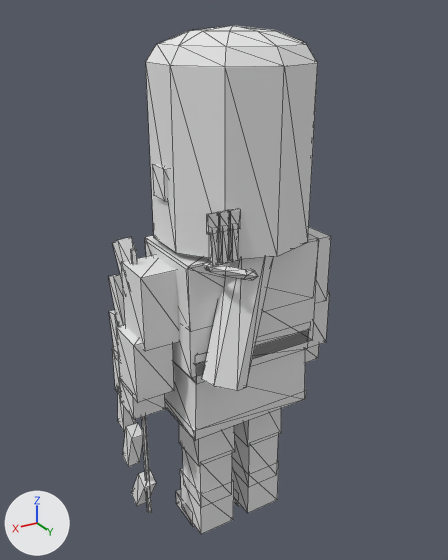
A saved change to the glTF model sample_project/assets/3d/units/franks/archer_a3.glb.
Before and after are seen from a camera (50 mm lens) standing at (1.072, 1.734, 1.934) and looking at (0.008, -0.039, 1.048). Lighting does not change. The marker at lower left points along +X, +Y and +Z. The first picture is the older version. Mesh edges are drawn as thin lines. Vertices at exactly the same position are counted once.

In view in the first picture: 'Body'.
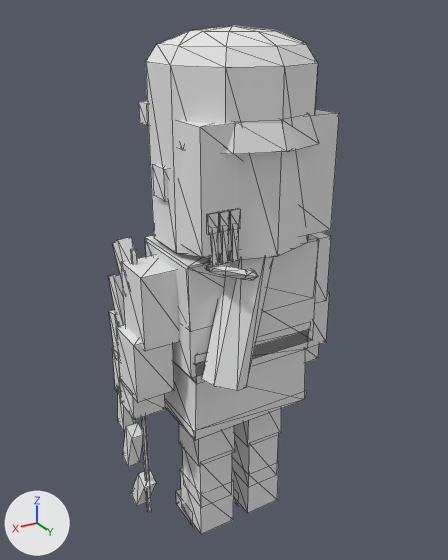
The newer file is also rescaled (x1.01) as a whole; pictures and numbers use the older file's frame.

The edits, one by one:
me_body is used by ob_body; location (0.0, 0.0, 0.0).
me_body had 579 vertices, 938 faces and spanned x -0.41..0.41, y -0.28..0.31, z 0.0..1.9.
me_body now has 626 vertices, 1020 faces and spans x -0.41..0.41, y -0.28..0.31, z 0.0..1.9.
me_body part 1: a new loose piece, a box spanning x -0.25..0.25, y -0.03..0.23, z 1.27..1.65, in mat_pe_unitpalette (white #e7e7e7).
me_body part 2: a new loose piece, a box spanning x -0.22..0.22, y -0.235..-0.175, z 1.595..1.665, in mat_pe_unitpalette (white #e7e7e7).
me_body part 3: a new loose piece of 31 vertices spanning x -0.25..0.25, y -0.2..0.3, z 1.57..1.74, in mat_pe_unitpalette (white #e7e7e7).
Other edits to the shape of me_body do not show in these pictures.

Pixel boxes (x1, y1, x2, y2) of what changed, in the pictures (448 x 560 px):
'Body', reshaped: before (108, 26, 331, 534); after (108, 26, 339, 534)
part 1 of me_body, added: after (178, 109, 339, 258)
part 2 of me_body, added: after (139, 101, 149, 126)
part 3 of me_body, added: after (178, 117, 319, 154)
